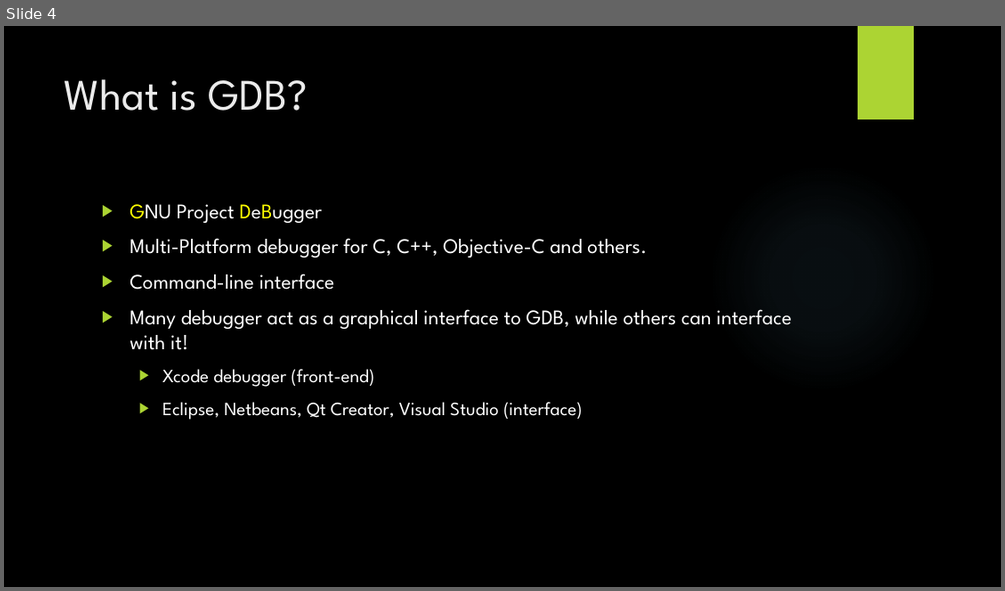
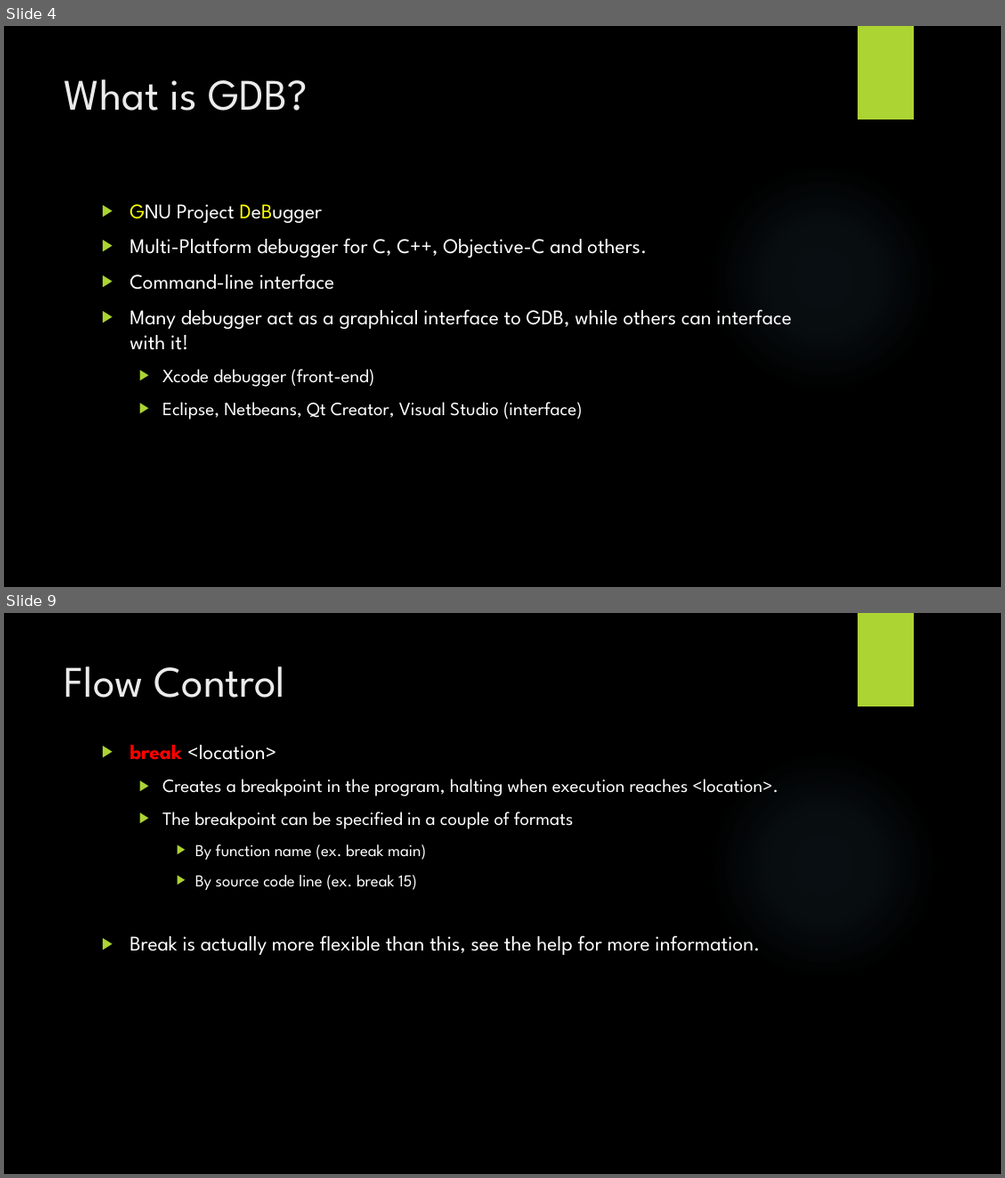
Before and after one commit to mbaccia514/LUG, a slide deck: GDB and Git.pptx. Shown one above the other, each under a label of ours: slide 4 before the commit, slides 4 and 9 after it; the slides between them are not shown. The pictures are 1005x591 and 1005x1178 pixels, drawn with LibreOffice and Linux fonts; fonts in the diff are those of the drawing; background and template pictures are left out. Boxes give left, top, right and bottom in pixels: in the first picture for what was removed or moved away, otherwise in the second. Text is boxed around its words. In the diff, an @@ line names an element or a change of style, - is before the commit and + after.

```diff
--- a/GDB and Git.pptx
+++ b/GDB and Git.pptx
@@ slide 9 added at bbox=[4, 613, 1001, 1174], background picture (left out); not listed: 2 template elements that a slide beside it also shows @@
@@ title added at bbox=[65, 666, 285, 698], 42 pt, text #EBEBEB @@
+Flow Control
@@ text added at bbox=[129, 745, 778, 955], 18 pt, text #FFFFFF @@
+▶ break <location>
+  ▶ Creates a breakpoint in the program, halting when execution reaches <location>.
+  ▶ The breakpoint can be specified in a couple of formats
+    ▶ By function name (ex. break main)
+    ▶ By source code line (ex. break 15)
+▶ Break is actually more flexible than this, see the help for more information.
```
Also in this commit, not shown: 1 slide changed, 7 other slides added, 4 other files.
